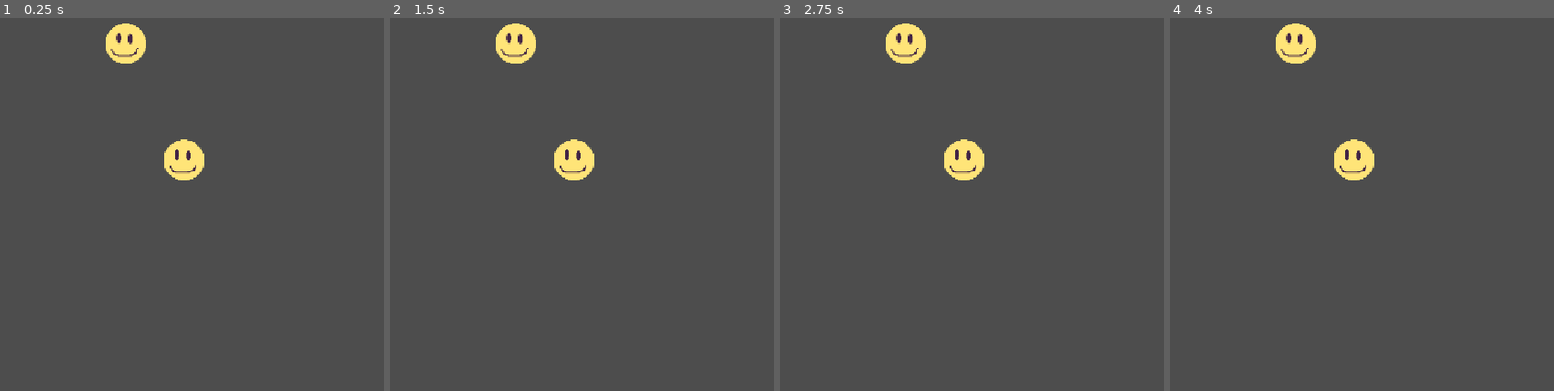
Above: before the commit, frames 1-4 (left to right).
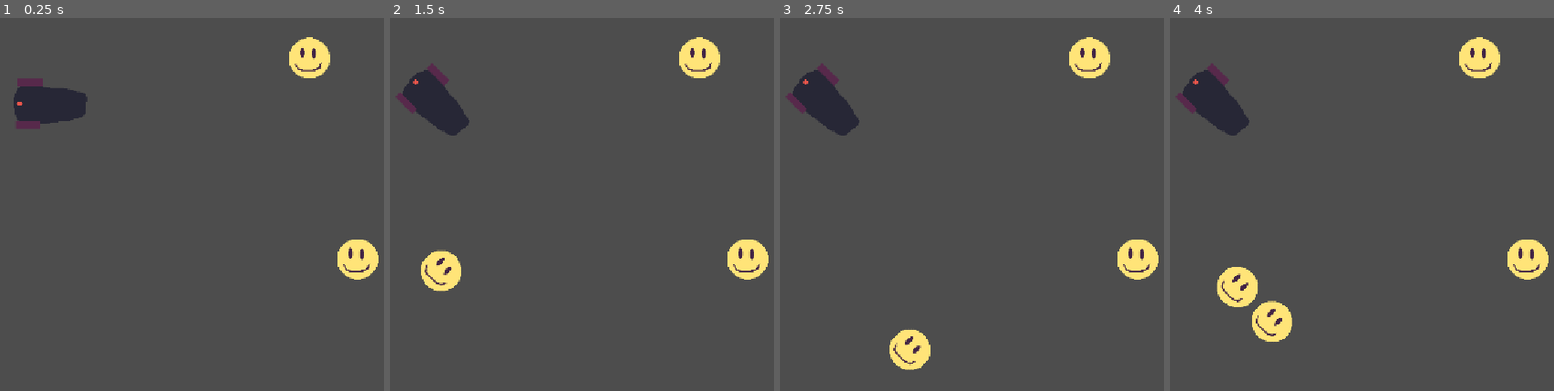
Above: after the commit, the same moments.

Repository: rmkubik/chain-reaction
Game: Godot game, scene res://main.tscn
The game is run twice, just before and just after one commit, with the same random seed, the same clock (stepped at 60 frames per second) and the same inputs.
Inputs (mouse positions are in pixels of both pictures, inside the frame that each line leads up to):
- Up to frame 1 (0.25 s): no input
- Up to frame 2 (1.5 s): tap Enter at 0.5 s; move the mouse to (outside the picture) at 0.52 s; click (outside the picture) at 0.67 s; move the mouse to (535, 204) at 1.27 s; click (535, 204) at 1.42 s
- Up to frame 3 (2.75 s): move the mouse to (1144, 96) at 2.02 s; click (1144, 96) at 2.17 s
- Up to frame 4 (4 s): move the mouse to (1427, 267) at 2.77 s; click (1427, 267) at 2.92 s; move the mouse to (outside the picture) at 3.52 s; click (outside the picture) at 3.67 s

The runs differ from the first frame. In frame 1, 5.6% of the frame differs, in the area x 3-99%, y 1-71%; in frame 2, 6.4%; in frame 3, 6.4%; in frame 4, 7.4%, in the area x 1-99%, y 1-87%.
Error before the commit: Attempt to call function 'aim' in base 'null instance' on a null instance. (res://create_on_click.gd:16)

Commit message:
Add cannon to main scene

Diff:
--- a/main.tscn
+++ b/main.tscn
@@ -1,14 +1,18 @@
-[gd_scene load_steps=3 format=3 uid="uid://cw2dnooky5y58"]
+[gd_scene load_steps=4 format=3 uid="uid://cw2dnooky5y58"]
 
 [ext_resource type="Script" uid="uid://dtuwnoidvynn2" path="res://create_on_click.gd" id="1_0xm2m"]
 [ext_resource type="PackedScene" uid="uid://bvo5x7e1wevhp" path="res://smiley.tscn" id="1_ig7tw"]
+[ext_resource type="PackedScene" uid="uid://lriomvtt1o8x" path="res://cannon.tscn" id="3_h2yge"]
 
 [node name="Node2D" type="Node2D"]
 script = ExtResource("1_0xm2m")
 
 [node name="Smiley" parent="." instance=ExtResource("1_ig7tw")]
-position = Vector2(312, 99)
+position = Vector2(602, 122)
 
 [node name="Smiley2" parent="." instance=ExtResource("1_ig7tw")]
-position = Vector2(404, 283)
+position = Vector2(678, 439)
 scale = Vector2(1.5, 1.5)
+
+[node name="Cannon" parent="." instance=ExtResource("3_h2yge")]
+position = Vector2(190, 188)
